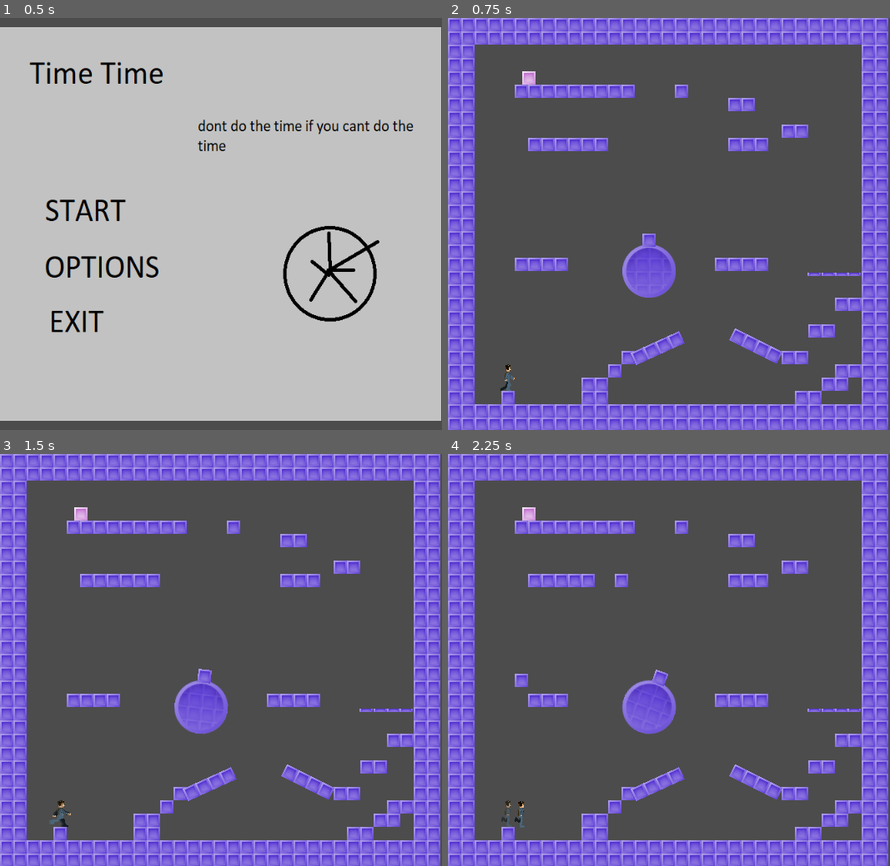
Above: before the commit, frames 1-4 (two rows, left to right).
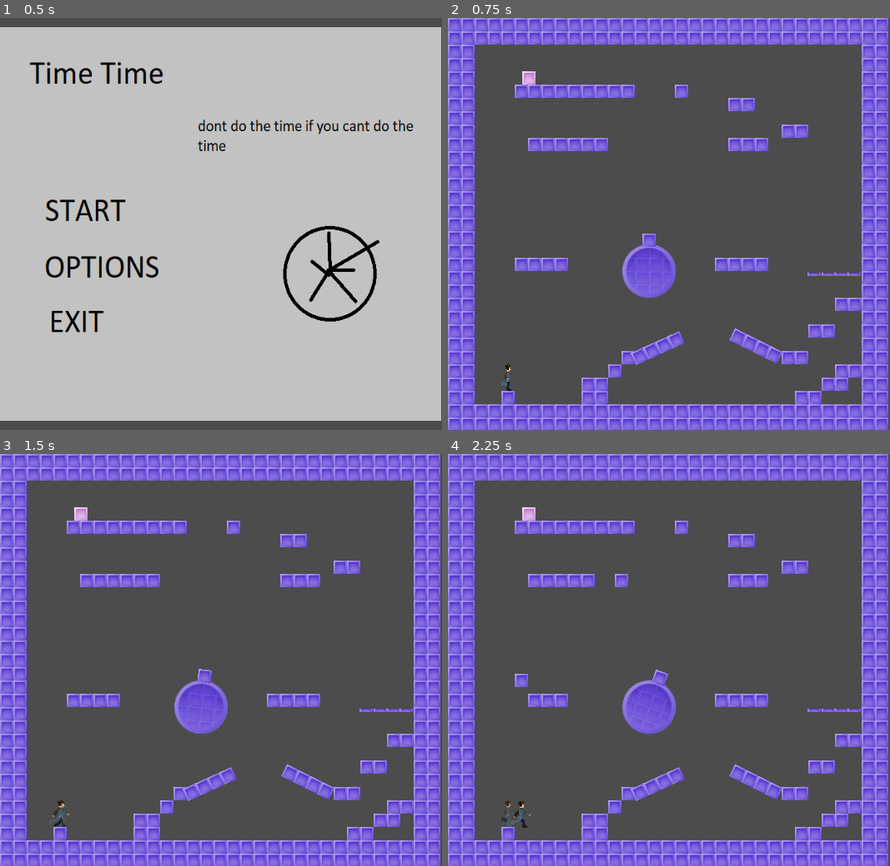
Above: after the commit, the same moments.

Repository: cpatsel/timewarp
Game: Godot game, scene res://mainMenu.tscn
The game is run twice, just before and just after one commit, with the same random seed, the same clock (stepped at 60 frames per second) and the same inputs.
Inputs (mouse positions are in pixels of both pictures, inside the frame that each line leads up to):
- Up to frame 1 (0.5 s): no input
- Up to frame 2 (0.75 s): click (549, 211) at 0.5 s
- Up to frame 3 (1.5 s): hold Right (move_right) from 1.28 s (still down); hold R from 1.28 s (still down)
- Up to frame 4 (2.25 s): keep holding Right (move_right); tap Space (jump) at 1.52 s; release R at 2.03 s; tap R at 2.1 s

Frame 1 is identical in both runs. In frame 2, less than 0.1% of the frame differs, in the area x 11-16%, y 86-91%; in frame 3, less than 0.1%; in frame 4, less than 0.1%, in the area x 13-19%, y 86-91%.

Commit message:
basic player animation control

Diff:
--- a/TimeWarpGame/colworld.tscn
+++ b/TimeWarpGame/colworld.tscn
@@ -235,6 +235,7 @@
 texture = ExtResource( 6 )
 
 [node name="CollisionShape2D" type="CollisionShape2D" parent="circle"]
+position = Vector2( -48.0002, 64.0003 )
 shape = SubResource( 9 )
 
 [node name="anim" type="AnimationPlayer" parent="circle"]
--- a/TimeWarpGame/player.gd
+++ b/TimeWarpGame/player.gd
@@ -77,12 +77,14 @@
 
             force.x -= WALK_FORCE
             stop = false
+
+        get_node( "Sprite" ).set_flip_h( true )
     elif walk_right:
         if velocity.x >= -WALK_MIN_SPEED and velocity.x < WALK_MAX_SPEED:
 
             force.x += WALK_FORCE
             stop = false
-
+        get_node( "Sprite" ).set_flip_h( false )
     if stop:
         var vsign = sign(velocity.x)
         var vlen = abs(velocity.x)
@@ -92,6 +94,8 @@
             vlen = 0
 
         velocity.x = vlen * vsign
+        #TODO: this should probably change back to
+        #idle sprite instead of just stopping animation.
 
     # Integrate forces to velocity
     velocity += force * delta
@@ -110,6 +114,11 @@
         # Makes controls more snappy.
         velocity.y = -JUMP_SPEED
         jumping = true
-
+    #animation controls
+    if (velocity.length() > 0):
+         if not get_node('AnimationPlayer').is_playing():
+             get_node('AnimationPlayer').play()
+    else:
+         get_node('AnimationPlayer').stop()
     on_air_time += delta
     prev_jump_pressed = jump
